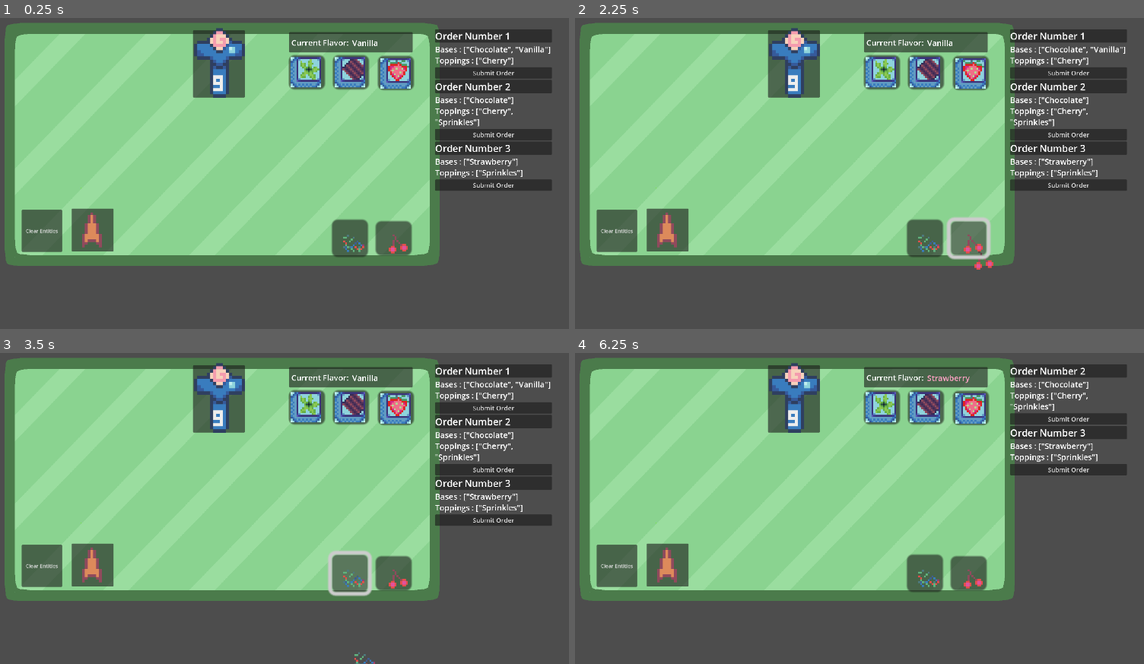
Above: before the commit, frames 1-4 (two rows, left to right).
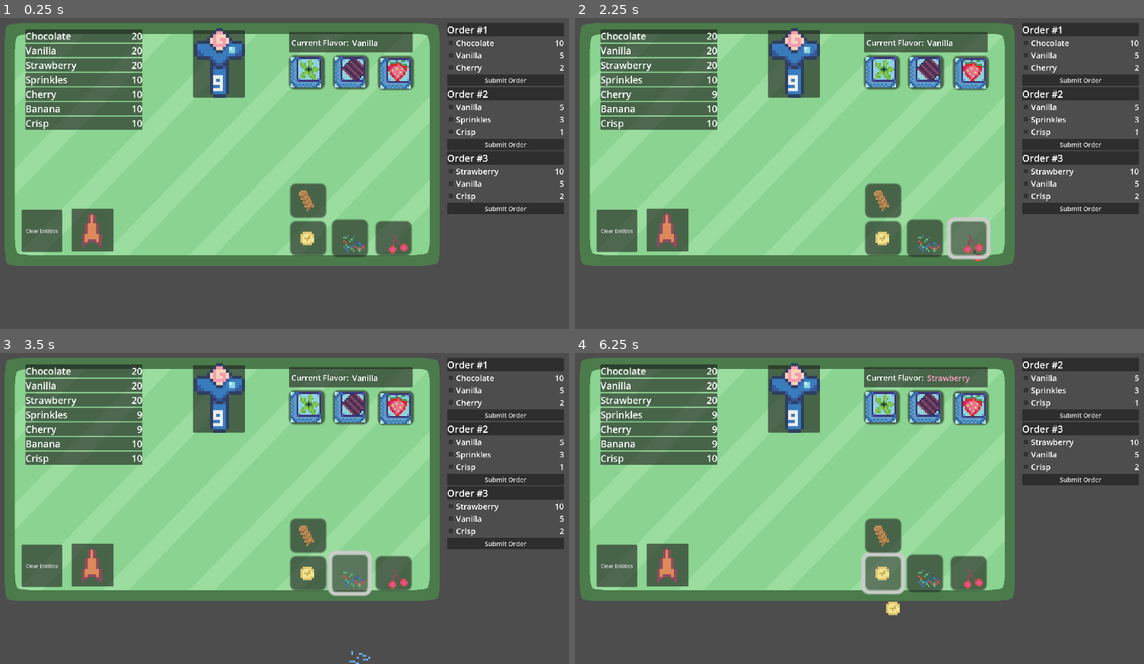
Above: after the commit, the same moments.

Repository: 2192375d/Touhou-Game-Jam-16-Cirno-s-Swirlaria
Game: Godot game, scene res://scenes/game_tablemenu.tscn
The game is run twice, just before and just after one commit, with the same random seed, the same clock (stepped at 60 frames per second) and the same inputs. This scene is started directly instead of the project's main scene.
Inputs (mouse positions are in pixels of both pictures, inside the frame that each line leads up to):
- Up to frame 1 (0.25 s): no input
- Up to frame 2 (2.25 s): click (927, 70) at 0.5 s; click (882, 70) at 1.25 s; click (967, 238) at 2 s
- Up to frame 3 (3.5 s): click (352, 573) at 2.75 s
- Up to frame 4 (6.25 s): click (973, 408) at 3.5 s; click "Submit Order" at 4.25 s; click (1024, 377) at 5.02 s; click (882, 573) at 5.77 s

The runs differ from the first frame. In frame 1, 14% of the frame differs, in the area x 4-100%, y 1-77%; in frame 2, 15%, in the area x 4-100%, y 1-81%; in frame 3, 14%; in frame 4, 12%.

Commit message:
feat: order inventory

Diff:
--- a/scenes/game_tablemenu.tscn
+++ b/scenes/game_tablemenu.tscn
@@ -1,10 +1,39 @@
-[gd_scene load_steps=13 format=3 uid="uid://b468oxcelg53b"]
+[gd_scene load_steps=15 format=3 uid="uid://b468oxcelg53b"]
 
 [ext_resource type="Script" uid="uid://coqyk8dykhr6g" path="res://scripts/game_tablemenu.gd" id="1_mi270"]
 [ext_resource type="Texture2D" uid="uid://bj064owr3b45d" path="res://assets/cirno-game.png" id="2_a75m5"]
+[ext_resource type="Texture2D" uid="uid://cxe4rs3rm3c5w" path="res://assets/toppings.png" id="2_twdh5"]
 [ext_resource type="Script" uid="uid://0nom2r2weapd" path="res://scripts/cream_raw.gd" id="3_a75m5"]
 [ext_resource type="Texture2D" uid="uid://32n2a0ujd5hy" path="res://assets/tablebg.png" id="3_xfssl"]
 [ext_resource type="Script" uid="uid://bm0saqtui60nh" path="res://scripts/orderpanel.gd" id="5_hf3yf"]
+
+[sub_resource type="TileSetAtlasSource" id="TileSetAtlasSource_kreb0"]
+texture = ExtResource("2_twdh5")
+texture_region_size = Vector2i(11, 11)
+0:0/0 = 0
+1:0/0 = 0
+0:1/0 = 0
+1:1/0 = 0
+0:2/0 = 0
+1:2/0 = 0
+0:3/0 = 0
+2:0/0 = 0
+2:1/0 = 0
+3:0/0 = 0
+3:1/0 = 0
+2:2/0 = 0
+3:2/0 = 0
+1:3/0 = 0
+2:3/0 = 0
+3:3/0 = 0
+0:4/0 = 0
+0:5/0 = 0
+1:5/0 = 0
+1:4/0 = 0
+3:4/0 = 0
+2:5/0 = 0
+3:5/0 = 0
+2:4/0 = 0
 
 [sub_resource type="TileSetAtlasSource" id="TileSetAtlasSource_hf3yf"]
 texture = ExtResource("2_a75m5")
@@ -280,6 +309,7 @@
 
 [sub_resource type="TileSet" id="TileSet_twdh5"]
 sources/1 = SubResource("TileSetAtlasSource_hf3yf")
+sources/0 = SubResource("TileSetAtlasSource_kreb0")
 
 [sub_resource type="Shader" id="Shader_mi270"]
 code = "// NOTE: Shader automatically converted from Godot Engine 4.5.stable's ParticleProcessMaterial.
@@ -852,11 +882,11 @@
 [node name="TileMapLayer" type="TileMapLayer" parent="CherryRaw"]
 position = Vector2(-5.000061, 1.0000019)
 scale = Vector2(6, 6)
-tile_map_data = PackedByteArray(0, 0, 0, 0, 0, 0, 1, 0, 21, 0, 21, 0, 0, 0)
+tile_map_data = PackedByteArray(0, 0, 0, 0, 0, 0, 0, 0, 0, 0, 0, 0, 0, 0)
 tile_set = SubResource("TileSet_twdh5")
 
 [node name="CollisionShape2D" type="CollisionShape2D" parent="CherryRaw"]
-position = Vector2(58, 68)
+position = Vector2(41, 52)
 shape = SubResource("CircleShape2D_a75m5")
 
 [node name="SprinklesRaw" type="RigidBody2D" parent="."]
@@ -894,9 +924,10 @@
 
 [node name="VBoxContainer" type="VBoxContainer" parent="Control"]
 layout_mode = 0
-offset_top = -4.0
-offset_right = 369.0
-offset_bottom = 719.0
+offset_left = 38.0
+offset_top = -24.0
+offset_right = 407.0
+offset_bottom = 699.0
 
 [node name="Order" type="VBoxContainer" parent="Control/VBoxContainer"]
 visible = false
@@ -912,12 +943,29 @@
 text = "Order #1"
 fit_content = true
 
-[node name="OrderDetails" type="RichTextLabel" parent="Control/VBoxContainer/Order"]
+[node name="HBoxContainer" type="HBoxContainer" parent="Control/VBoxContainer/Order"]
+visible = false
 layout_mode = 2
+
+[node name="CheckBox" type="CheckBox" parent="Control/VBoxContainer/Order/HBoxContainer"]
+layout_mode = 2
+toggle_mode = false
+
+[node name="Ingredient" type="RichTextLabel" parent="Control/VBoxContainer/Order/HBoxContainer"]
+layout_mode = 2
+size_flags_horizontal = 3
 theme_override_font_sizes/normal_font_size = 25
-text = "Base: Vanilla
-Toppings: [Sprinkles, Cherry]"
+text = "Vanilla"
 fit_content = true
+
+[node name="Amount" type="RichTextLabel" parent="Control/VBoxContainer/Order/HBoxContainer"]
+layout_mode = 2
+size_flags_horizontal = 3
+theme_override_font_sizes/normal_font_size = 25
+text = "20
+"
+fit_content = true
+horizontal_alignment = 2
 
 [node name="Button" type="Button" parent="Control/VBoxContainer/Order"]
 layout_mode = 2
@@ -954,6 +1002,94 @@
 text = "Vanilla"
 fit_content = true
 
+[node name="InventoryContainer" type="VBoxContainer" parent="Control"]
+custom_minimum_size = Vector2(20, 0)
+layout_mode = 0
+offset_left = -1294.0
+offset_top = -4.0
+offset_right = -925.0
+offset_bottom = -4.0
+
+[node name="IngredientContainer" type="PanelContainer" parent="Control/InventoryContainer"]
+visible = false
+layout_mode = 2
+
+[node name="HBoxContainer" type="HBoxContainer" parent="Control/InventoryContainer/IngredientContainer"]
+layout_mode = 2
+
+[node name="Ingredient" type="RichTextLabel" parent="Control/InventoryContainer/IngredientContainer/HBoxContainer"]
+layout_mode = 2
+size_flags_horizontal = 3
+theme_override_font_sizes/normal_font_size = 30
+text = "Ingredient"
+fit_content = true
+
+[node name="Amount" type="RichTextLabel" parent="Control/InventoryContainer/IngredientContainer/HBoxContainer"]
+layout_mode = 2
+size_flags_horizontal = 3
+theme_override_font_sizes/normal_font_size = 30
+text = "0/0
+"
+fit_content = true
+horizontal_alignment = 2
+
+[node name="Banana" type="Button" parent="."]
+top_level = true
+offset_left = 967.0
+offset_top = 739.0
+offset_right = 986.0
+offset_bottom = 757.0
+scale = Vector2(6, 6)
+
+[node name="TileMapLayer" type="TileMapLayer" parent="Banana"]
+position = Vector2(-15, 1.1666656)
+tile_map_data = PackedByteArray(0, 0, 1, 0, 0, 0, 0, 0, 0, 0, 5, 0, 0, 0)
+tile_set = SubResource("TileSet_twdh5")
+
+[node name="Crisp" type="Button" parent="."]
+top_level = true
+offset_left = 967.0
+offset_top = 620.0
+offset_right = 986.0
+offset_bottom = 638.0
+scale = Vector2(6, 6)
+
+[node name="TileMapLayer" type="TileMapLayer" parent="Crisp"]
+position = Vector2(-15, 1.0000014)
+tile_map_data = PackedByteArray(0, 0, 1, 0, 0, 0, 0, 0, 1, 0, 2, 0, 0, 0)
+tile_set = SubResource("TileSet_twdh5")
+
+[node name="CrispRaw" type="RigidBody2D" parent="."]
+visible = false
+position = Vector2(-2, 0)
+freeze = true
+
+[node name="TileMapLayer" type="TileMapLayer" parent="CrispRaw"]
+position = Vector2(-5.000061, 1.0000019)
+scale = Vector2(6, 6)
+tile_map_data = PackedByteArray(0, 0, 0, 0, 0, 0, 0, 0, 1, 0, 2, 0, 0, 0)
+tile_set = SubResource("TileSet_twdh5")
+
+[node name="CollisionShape2D" type="CollisionShape2D" parent="CrispRaw"]
+position = Vector2(41, 52)
+shape = SubResource("CircleShape2D_a75m5")
+
+[node name="BananaRaw" type="RigidBody2D" parent="."]
+visible = false
+position = Vector2(-2, 0)
+freeze = true
+
+[node name="TileMapLayer" type="TileMapLayer" parent="BananaRaw"]
+position = Vector2(-5.000061, 1.0000019)
+scale = Vector2(6, 6)
+tile_map_data = PackedByteArray(0, 0, 0, 0, 0, 0, 0, 0, 0, 0, 5, 0, 0, 0)
+tile_set = SubResource("TileSet_twdh5")
+
+[node name="CollisionShape2D" type="CollisionShape2D" parent="BananaRaw"]
+position = Vector2(41, 52)
+shape = SubResource("CircleShape2D_a75m5")
+
+[connection signal="send_ingredients" from="." to="Control/VBoxContainer/Order" method="_on_game_tablemenu_send_ingredients"]
 [connection signal="button_down" from="Nozzle" to="." method="_on_nozzle_button_down"]
 [connection signal="button_up" from="Nozzle" to="." method="_on_nozzle_button_up"]
 [connection signal="button_down" from="ConeDispenser" to="." method="_on_cone_button_down"]
@@ -967,3 +1103,5 @@
 [connection signal="pressed" from="ClearEntities" to="." method="_on_clear_entities_pressed"]
 [connection signal="orderfufilled" from="Control/VBoxContainer/Order" to="." method="_on_order_orderfufilled"]
 [connection signal="pressed" from="Control/VBoxContainer/Order/Button" to="Control/VBoxContainer/Order" method="_on_button_pressed"]
+[connection signal="button_down" from="Banana" to="." method="_on_banana_button_down"]
+[connection signal="button_down" from="Crisp" to="." method="_on_crisp_button_down"]
--- a/scripts/Order.gd
+++ b/scripts/Order.gd
@@ -1,8 +1,12 @@
 class_name Order extends Resource
 
-@export var base : Array[String]
-@export var ingredients : Array[String]
+@export var ingredients : Dictionary[String, int]
 
-func _init(p_base : Array[String], p_ingredients : Array[String]):
-	base = p_base
+func _init(p_ingredients : Dictionary[String, int]):
 	ingredients = p_ingredients
+
+func check_fufilled(composition : Dictionary[String, int]) -> bool:
+	for key in ingredients:
+		if composition[key] < ingredients[key]:
+			return false
+	return true
--- a/scripts/game_tablemenu.gd
+++ b/scripts/game_tablemenu.gd
@@ -3,19 +3,45 @@
 @onready var conesprite = get_node("ConeSprite")
 @onready var sprinklesspriteraw = get_node("SprinklesRaw")
 @onready var cherryspriteraw = get_node("CherryRaw")
+@onready var bananaraw = get_node("BananaRaw")
+@onready var crispraw = get_node("CrispRaw")
 @onready var creamraw = get_node("CreamRaw")
 @onready var nozzlebutton = get_node("Nozzle")
 @onready var vboxcontainer = get_node("Control/VBoxContainer")
 @onready var ordertemplate = get_node("Control/VBoxContainer/Order")
+@onready var orderingredienttemplate = get_node("Control/VBoxContainer/Order/HBoxContainer")
 @onready var flavortext = get_node("Control/CurrentFlavor/Flavor")
-
+@onready var inventorycontainer = get_node("Control/InventoryContainer")
+@onready var ingredientcontainertemplate = get_node("Control/InventoryContainer/IngredientContainer")
+
+signal send_ingredients(ingredientsdict : Dictionary[String, int])
+
+# Imported from other scene
 var orders : Dictionary[int, Order] = {
-	1 : Order.new(["Chocolate", "Vanilla"], ["Cherry"]),
-	2 : Order.new(["Chocolate"], ["Cherry", "Sprinkles"]),
-	3 : Order.new(["Strawberry"], ["Sprinkles"])
+	1 : Order.new({"Chocolate" : 10, "Vanilla" : 5, "Cherry" : 2}),
+	2 : Order.new({"Vanilla" : 5, "Sprinkles" : 3, "Crisp" : 1}),
+	3 : Order.new({"Strawberry" : 10, "Vanilla" : 5, "Crisp" : 2}),
 	}
-@export var inventory : Dictionary[String, int]
-
+#@export var inventory : Dictionary[String, int]
+var inventory : Dictionary[String, int] = {
+	"Chocolate" : 20,
+	"Vanilla" : 20,
+	"Strawberry" : 20,
+	"Sprinkles" : 10,
+	"Cherry" : 10,
+	"Banana" : 10,
+	"Crisp" : 10,
+}
+
+# const
+const toppingpositions = {
+	"Cherry" : [Vector2i(0,0), Vector2i(0,1), Vector2i(1,0), Vector2i(1,1)],
+	"Sprinkles" : [Vector2i(2,0), Vector2i(3,0), Vector2i(2,1), Vector2i(3,1), Vector2i(2,2), Vector2i(3,2), Vector2i(2,3), Vector2i(3,3), Vector2i(3,5)],
+	"Banana" : [Vector2i(0,2), Vector2i(0,3), Vector2i(0,5)],
+	"Crisp" : [Vector2i(1,2), Vector2i(1,3)],
+}
+
+# bss
 var globalCone : Sprite2D = null
 var mousepos : Vector2
 var currentTopping : RigidBody2D = null
@@ -23,23 +49,47 @@
 var creamqueue : Array[RigidBody2D] = []
 var toppingqueue : Array[RigidBody2D] = []
 var currentcomposition : Dictionary[String, int]
-var currentFlavor : String
+var currentFlavor : String = "Vanilla"
+var inventoryhandles : Dictionary[String, PanelContainer]
 
 func displayOrders():
-	var numorder = 1
 	print("Displaying orders")
 	print(orders)
 	for key in orders:
 		var order = orders[key]
 		var newordercomponent : VBoxContainer = ordertemplate.duplicate()
 		newordercomponent.visible = true
-		newordercomponent.get_node("OrderNumberPanel").get_node("OrderNumber").text = "Order Number " + str(numorder)
-		numorder+=1
-		newordercomponent.get_node("OrderDetails").text = "Bases : " + str(order.base) + '\nToppings : ' + str(order.ingredients)
+		newordercomponent.ingredients = orders[key].ingredients
+		# iterate through the items within order
+		for k in orders[key].ingredients:
+			var newingredientcomponent : HBoxContainer = orderingredienttemplate.duplicate()
+			newingredientcomponent.visible = true
+			newingredientcomponent.get_node("Ingredient").text = k
+			newingredientcomponent.get_node("Amount").text = str(orders[key].ingredients[k])
+			newordercomponent.add_child(newingredientcomponent)
+		newordercomponent.get_node("OrderNumberPanel").get_node("OrderNumber").text = "Order #" + str(key)
+		newordercomponent.move_child(newordercomponent.get_node("Button"), newordercomponent.get_child_count() -1)
 		newordercomponent.ordernumber = key
-		print(newordercomponent)
 		vboxcontainer.add_child(newordercomponent)
 
+func setup_inventory_display() -> void:
+	for key in inventory:
+		print(key)
+		var newingredientcomponent = ingredientcontainertemplate.duplicate()
+		newingredientcomponent.get_node("HBoxContainer").get_node("Ingredient").text = key
+		newingredientcomponent.get_node("HBoxContainer").get_node("Amount").text = str(inventory[key])
+		newingredientcomponent.visible = true
+		inventorycontainer.add_child(newingredientcomponent)
+		# save for later use
+		inventoryhandles[key] = newingredientcomponent
+
+func update_inventory(key : String, change : int) -> void:
+	inventory[key] += change
+	for k in inventory:
+		var newingredientcomponent = inventoryhandles[k]
+		newingredientcomponent.get_node("HBoxContainer").get_node("Ingredient").text = k
+		newingredientcomponent.get_node("HBoxContainer").get_node("Amount").text = str(inventory[k])
+	# check to see if any checkmarks are good
 
 func _ready():
 	conesprite.get_node("StaticBody2D").get_node("CollisionPolygon2D").disabled = true
@@ -47,10 +97,10 @@
 	cherryspriteraw.get_node("CollisionShape2D").disabled = true
 	sprinklesspriteraw.get_node("CollisionShape2D").disabled = true
 	displayOrders()
+	setup_inventory_display()
 	print("Hello World")
 
 func _on_order_orderfufilled(ordernumber : int) -> void:
-	print(orders)
 	orders.erase(ordernumber)
 	# cash out
 
@@ -93,24 +143,44 @@
 func _on_nozzle_button_up() -> void:
 	clickingNozzle = false
 
-func _on_sprinkles_button_down() -> void:
-	currentTopping = sprinklesspriteraw.duplicate()
+func add_topping(toppingname : String) -> void:
+	update_inventory(toppingname, -1)
+	match toppingname:
+		"Sprinkles":
+			currentTopping = sprinklesspriteraw.duplicate()
+		"Cherry":
+			currentTopping = cherryspriteraw.duplicate()
+		"Banana":
+			currentTopping = bananaraw.duplicate()
+		"Crisp":
+			currentTopping = crispraw.duplicate()
+	var tilemap : TileMapLayer = currentTopping.get_node("TileMapLayer")
+	tilemap.set_cell(Vector2i(0,0),0,toppingpositions[toppingname].pick_random())
 	toppingqueue.append(currentTopping)
 	currentTopping.visible = true
 	currentTopping.freeze = true
 	currentTopping.get_node("CollisionShape2D").disabled = true
 	add_child(currentTopping)
 
+
+func _on_sprinkles_button_down() -> void:
+	add_topping("Sprinkles")
+
 func _on_cherry_button_down() -> void:
-	currentTopping = cherryspriteraw.duplicate()
-	toppingqueue.append(currentTopping)
-	currentTopping.visible = true
-	currentTopping.freeze = true
-	currentTopping.get_node("CollisionShape2D").disabled = true
-	add_child(currentTopping)
+	add_topping("Cherry")
+
+func _on_banana_button_down() -> void:
+	add_topping("Banana")
+
+
+func _on_crisp_button_down() -> void:
+	add_topping("Crisp")
+
+
 
 func _on_timer_timeout() -> void:
-	if clickingNozzle:
+	if clickingNozzle and inventory[currentFlavor] > 0:
+		update_inventory(currentFlavor, -1)
 		var newcream = creamraw.duplicate()
 		creamqueue.append(newcream)
 		newcream.visible = true
--- a/scripts/orderpanel.gd
+++ b/scripts/orderpanel.gd
@@ -1,6 +1,7 @@
 extends VBoxContainer
 
 @export var ordernumber : int
+@export var ingredients : Dictionary[String, int]
 signal orderfufilled(ordernum : int)
 
 func _ready():
@@ -16,3 +17,9 @@
 	orderfufilled.emit(ordernumber)
 	queue_free()
 	pass # Replace with function body.
+
+
+func _on_game_tablemenu_send_ingredients(composition: Dictionary[String, int]) -> void:
+	for key in ingredients:
+		if composition[key] < ingredients[key]:
+			pass
Binary file added: assets/toppings.png
Not shown, added: assets/toppings.png.import
